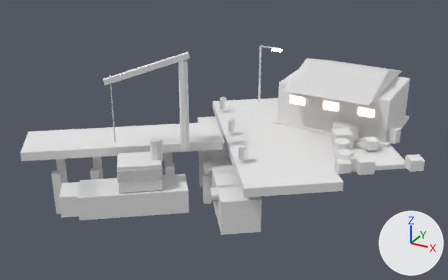
Renders of the FBX model Assets/Art/KayseriIsland/Models/Phase1/Port_P1.fbx from each side of a commit.
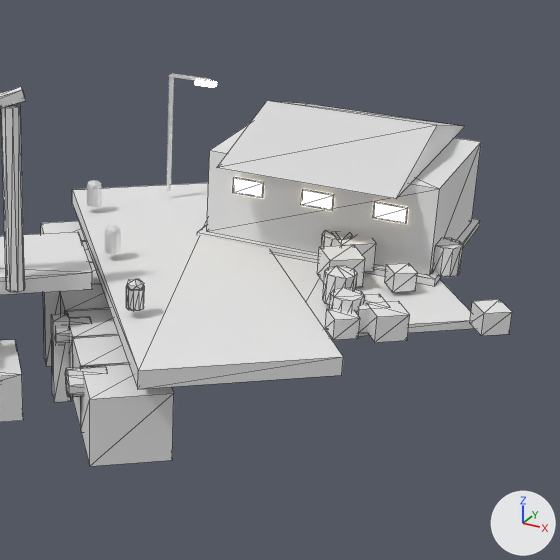
Old and new are each drawn whole from a camera (50 mm lens) standing at (-39.7, -183.8, 35.3) and looking at (-77.6, -114.7, 0.8) and again close up on the part from 40% to 100% of the width and 3% to 100% of the height. The axes (+X, +Y, +Z) are drawn at lower right. The lights are the same throughout. The older version's two pictures come first. The close-ups show mesh edges as thin lines. Where no turn or scale is listed for an object, it has been applied to the vertices.

The older version as bpy lines, for what is in view:
```python
me_port_boat_001 = bpy.data.meshes.new('Port.Boat.001')
me_port_boat_001.from_pydata(...)  # 48 vertices, 76 faces; spans x -8.4..6.9, y -7.0..6.0, z -2.4..7.0
# faces by material slot: [24, 12, 12, 28]
me_port_boat_001.materials.append(mat_blue_lt)  # white #e7e7e7
me_port_boat_001.materials.append(mat_offwhite)  # white #e7e7e7
me_port_boat_001.materials.append(mat_glass)  # white #e7e7e7
me_port_boat_001.materials.append(mat_steel_dk)  # white #e7e7e7
me_port_crates_001 = bpy.data.meshes.new('Port.Crates.001')
me_port_crates_001.from_pydata(...)  # 272 vertices, 456 faces; spans x -75.5..-51.3, y -117.2..-90.9, z 0.9..2.9
# faces by material slot: [168, 288]
me_port_crates_001.materials.append(mat_wood_lt)  # white #e7e7e7
me_port_crates_001.materials.append(mat_rust)  # white #e7e7e7
me_port_lamp0_001 = bpy.data.meshes.new('Port.Lamp0.001')
me_port_lamp0_001.from_pydata(...)  # a box spanning x 0.0..3.0, y -0.11..0.11, z 8.89..9.11, material slot 0; an 8-sided cylinder along z spanning x -0.18..0.18, y -0.18..0.18, z 0.0..9.0, material slot 0; a box spanning x 2.01..3.51, y -0.3..0.3, z 8.61..8.89, material slot 1
me_port_lamp0_001.materials.append(mat_steel)  # white #e7e7e7
me_port_lamp0_001.materials.append(mat_lamp_glow)  # white #e7e7e7, glowing beige #fff3d4
ob_port_boat = bpy.data.objects.new('Port.Boat', me_port_boat_001)
ob_port_boat.location = (-83.98, -127.36, -2.85)
ob_port_crates = bpy.data.objects.new('Port.Crates', me_port_crates_001)
ob_port_crates.location = (0.0, 0.0, 0.0)
ob_port_lamp0 = bpy.data.objects.new('Port.Lamp0', me_port_lamp0_001)
ob_port_lamp0.location = (-79.2, -100.4, 1.5)
# also in view: 'Port.Shed' at (-65.7, -100.0, 5.1); 'Port.Pier0' at (-88.8, -122.6, -2.8); 'Port.QuayWall' at (-78.2, -113.4, -4.0); 'Port.Derrick' at (-83.6, -123.7, 7.9); 'Port.Apron' at (-70.1, -109.3, 0.3)
```
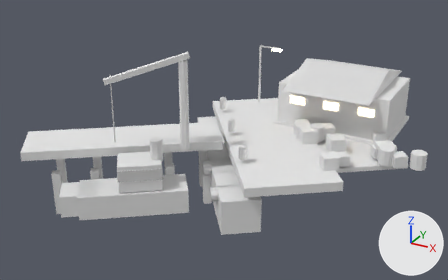
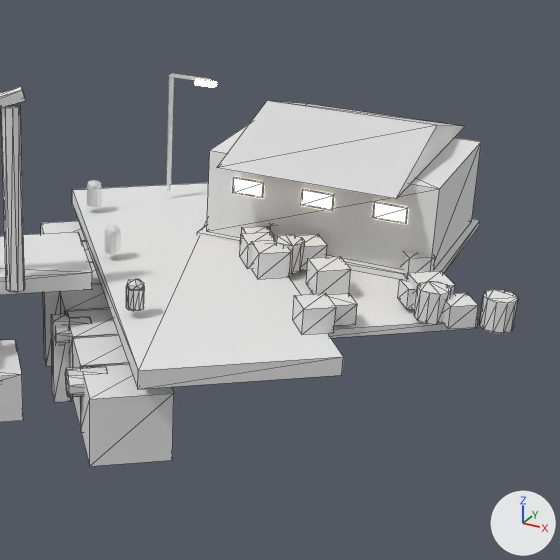
Where the change shows, as pixel boxes (x1, y1, x2, y2) in the close-ups (560 x 560 px; the box of a moved part takes in the faces that stretch with it):
'Port.Crates', reshaped
    before: (317, 230, 512, 342)
    after: (240, 225, 518, 335)
part 1 of me_port_crates_001, moved or reshaped
    before: (356, 294, 385, 334)
    after: (240, 232, 275, 269)
part 2 of me_port_crates_001, moved or reshaped
    before: (337, 235, 376, 271)
    after: (296, 234, 327, 270)
part 3 of me_port_crates_001, moved or reshaped (not visible afterwards)
    before: (385, 263, 417, 292)
part 4 of me_port_crates_001, moved or reshaped (not visible before)
    after: (402, 252, 435, 278)
part 5 of me_port_crates_001, moved or reshaped (not visible before)
    after: (407, 271, 455, 311)
part 6 of me_port_crates_001, moved or reshaped (not visible before)
    after: (293, 293, 336, 335)
part 7 of me_port_crates_001, moved or reshaped (not visible before)
    after: (328, 293, 357, 326)
part 8 of me_port_crates_001, moved or reshaped (not visible before)
    after: (251, 240, 291, 279)
part 9 of me_port_crates_001, moved or reshaped (not visible before)
    after: (242, 226, 274, 237)
part 10 of me_port_crates_001, moved or reshaped (mostly hidden afterwards)
    before: (470, 299, 512, 336)
    after: (270, 225, 273, 232)
part 11 of me_port_crates_001, moved or reshaped
    before: (325, 308, 360, 340)
    after: (306, 256, 351, 295)
part 12 of me_port_crates_001, moved or reshaped
    before: (317, 245, 365, 287)
    after: (443, 293, 478, 329)
part 13 of me_port_crates_001, moved or reshaped
    before: (366, 301, 410, 342)
    after: (398, 279, 415, 309)
part 14 of me_port_crates_001, moved or reshaped
    before: (321, 230, 353, 247)
    after: (274, 235, 305, 274)
part 15 of me_port_crates_001, moved or reshaped (not visible before)
    after: (414, 281, 451, 325)
part 16 of me_port_crates_001, moved or reshaped (not visible afterwards)
    before: (433, 238, 463, 277)
part 17 of me_port_crates_001, moved or reshaped (not visible afterwards)
    before: (323, 266, 357, 306)
part 18 of me_port_crates_001, moved or reshaped (not visible afterwards)
    before: (329, 288, 364, 312)
part 19 of me_port_crates_001, moved or reshaped (not visible before)
    after: (480, 290, 518, 334)

The change, as a diff of the scene's bpy script:
```diff
--- a/Assets/Art/KayseriIsland/Models/Phase1/Port_P1.fbx.py
+++ b/Assets/Art/KayseriIsland/Models/Phase1/Port_P1.fbx.py
@@ me_port_crates_001 @@
-me_port_crates_001.from_pydata(...)  # 272 vertices, 456 faces; spans x -75.5..-51.3, y -117.2..-90.9, z 0.9..2.9
+me_port_crates_001.from_pydata(...)  # 272 vertices, 456 faces; spans x -73.8..-51.2, y -117.5..-91.7, z 0.9..2.9
+# me_port_crates_001 part 1: the loose piece of 8 vertices spanning x -60.4..-57.7, y -115.8..-113.1, z 0.9..2.5 is moved by (-9.5, 5.9, 0.0)
+# me_port_crates_001 part 2: the loose piece of 8 vertices spanning x -64.6..-61.3, y -107.6..-104.3, z 0.9..2.9 is scaled about its middle by 0.851, then moved by (-2.7, -1.2, -0.1)
+# me_port_crates_001 part 3: the loose piece of 8 vertices spanning x -60.1..-57.9, y -108.9..-106.8, z 0.9..2.2 is scaled about its middle by 1.29, then moved by (-8.2, 11.9, 0.2)
+# me_port_crates_001 part 4: the loose piece of 8 vertices spanning x -65.5..-62.9, y -102.6..-100.1, z 0.9..2.4 is moved by (5.4, -3.9, 0.0)
+# me_port_crates_001 part 5: the loose piece of 8 vertices spanning x -65.5..-62.3, y -98.8..-95.6, z 0.9..2.8 is moved by (7.3, -12.7, 0.0)
+# me_port_crates_001 part 6: the loose piece of 8 vertices spanning x -69.5..-66.3, y -99.2..-96.0, z 0.9..2.9 is scaled about its middle by 0.853, then moved by (6.0, -18.5, -0.1)
+# me_port_crates_001 part 7: the loose piece of 8 vertices spanning x -75.5..-73.3, y -97.1..-94.9, z 0.9..2.2 is moved by (13.5, -18.4, 0.0)
+# me_port_crates_001 part 8: the loose piece of 8 vertices spanning x -75.1..-72.3, y -100.5..-97.7, z 0.9..2.6 is scaled about its middle by 1.07, then moved by (6.4, -10.6, 0.1)
+# me_port_crates_001 part 9: the loose piece of 8 vertices spanning x -60.5..-58.3, y -104.1..-102.0, z 0.9..2.2 is scaled about its middle by 1.15, then moved by (-9.9, -3.9, 0.1)
+# me_port_crates_001 part 10: the loose piece of 8 vertices spanning x -53.7..-51.3, y -112.5..-110.0, z 0.9..2.4 is scaled about its middle by 1.07, then moved by (-16.2, 6.9, 0.1)
+# me_port_crates_001 part 11: the loose piece of 8 vertices spanning x -61.2..-59.0, y -117.2..-115.1, z 0.9..2.2 is scaled about its middle by 1.39, then moved by (-2.9, 5.6, 0.3)
+# me_port_crates_001 part 12: the loose piece of 8 vertices spanning x -64.4..-61.1, y -110.4..-107.2, z 0.9..2.9 is scaled about its middle by 0.751, then moved by (8.2, -2.5, -0.2)
+# me_port_crates_001 part 13: the loose piece of 8 vertices spanning x -59.2..-56.4, y -116.4..-113.6, z 0.9..2.6 is scaled about its middle by 0.801, then moved by (0.3, 5.1, -0.2)
+# me_port_crates_001 part 14: the loose piece of 20 vertices spanning x -65.0..-63.1, y -107.0..-105.0, z 0.9..2.9 is moved by (-2.4, -2.5, 0.0)
+# me_port_crates_001 part 15: the loose piece of 20 vertices spanning x -66.4..-64.5, y -96.5..-94.5, z 0.9..2.9 is moved by (9.4, -15.9, 0.0)
+# me_port_crates_001 part 16: the loose piece of 20 vertices spanning x -58.1..-56.2, y -105.0..-103.0, z 0.9..2.9 is moved by (-7.0, 10.7, 0.0)
+# me_port_crates_001 part 17: the loose piece of 20 vertices spanning x -62.7..-60.8, y -112.9..-110.9, z 0.9..2.9 is moved by (-9.7, 19.1, 0.0)
+# me_port_crates_001 part 18: the loose piece of 20 vertices spanning x -61.3..-59.4, y -115.9..-113.9, z 0.9..2.9 is moved by (-6.8, 14.0, 0.0)
+# me_port_crates_001 part 19: the loose piece of 20 vertices spanning x -74.4..-72.5, y -98.0..-96.0, z 0.9..2.9 is moved by (21.3, -13.8, 0.0)
+# other edits to the shape of me_port_crates_001 do not show in these pictures
 me_port_crates_001.materials.append(mat_wood_lt)
```
